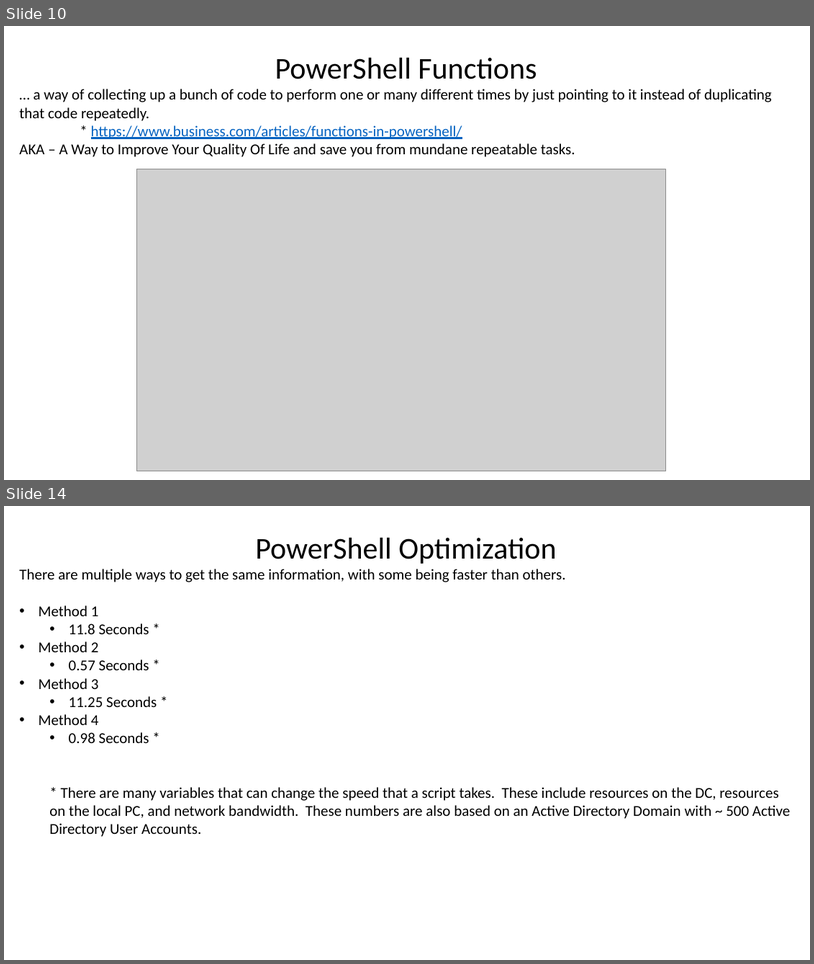
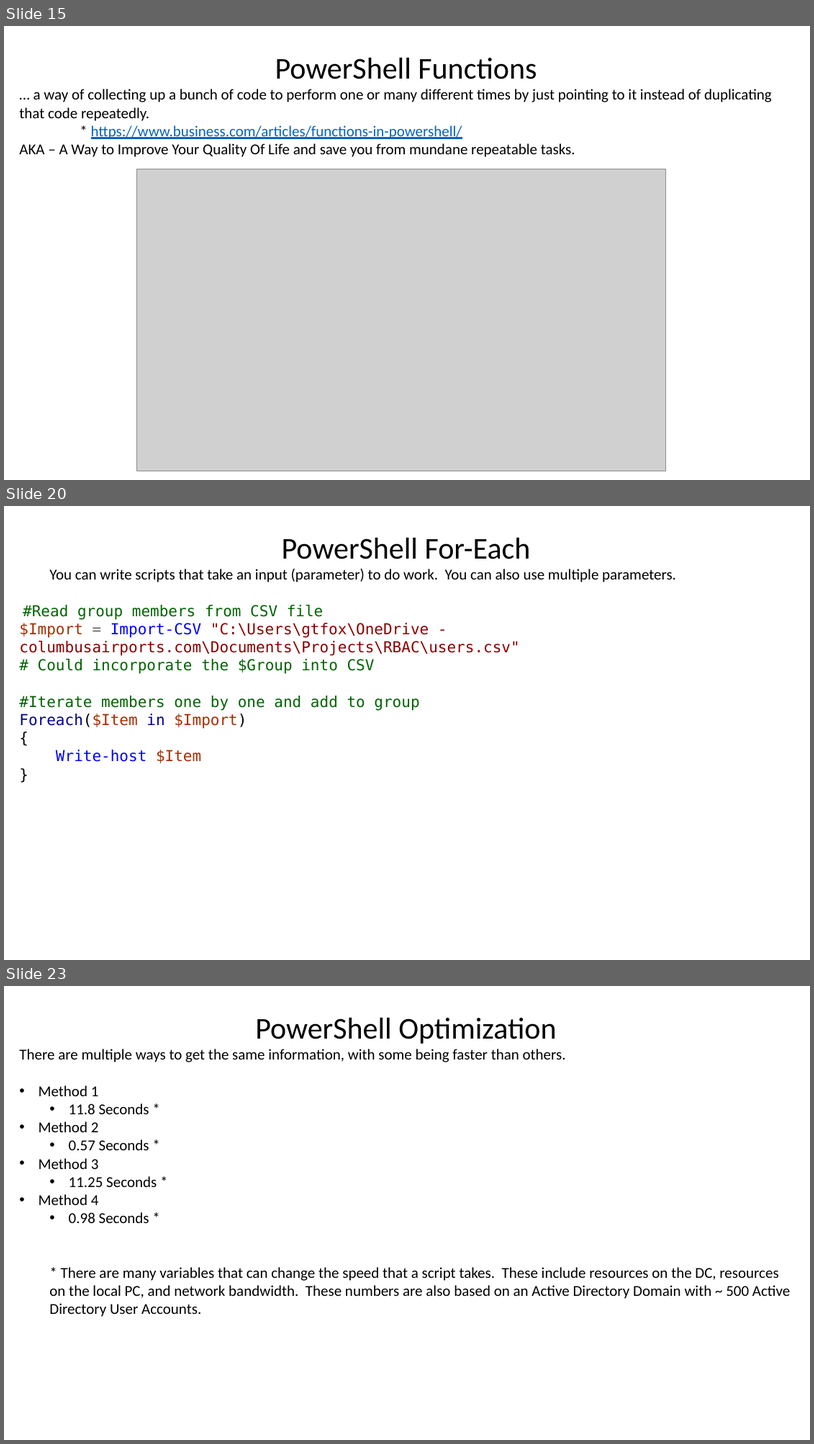
Before and after one commit to tk427/Non-Code, a slide deck: PowerShell/PowerShell_DogFood.pptx. Shown one above the other, each under a label of ours: slides 10 and 14 before the commit, slides 15, 20 and 23 after it; the slides between them are not shown. The pictures are 814x964 and 814x1444 pixels, drawn with LibreOffice and Linux fonts; fonts in the diff are those of the drawing; grey boxes stand for pictures; background and template pictures are left out. Boxes give left, top, right and bottom in pixels: in the first picture for what was removed or moved away, otherwise in the second. Text is boxed around its words. In the diff, an @@ line names an element or a change of style, - is before the commit and + after.

```diff
--- a/PowerShell/PowerShell_DogFood.pptx
+++ b/PowerShell/PowerShell_DogFood.pptx
@@ slide 20 added at bbox=[4, 506, 810, 960], background picture (left out) @@
@@ text added at bbox=[19, 538, 676, 763], 18 pt, text #000000 @@
+PowerShell For-Each
+  You can write scripts that take an input (parameter) to do work. You can also use multiple parameters.
+#Read group members from CSV file
+$Import = Import-CSV "C:\Users\gtfox\OneDrive - columbusairports.com\Documents\Projects\RBAC\users.csv"
+# Could incorporate the $Group into CSV
+#Iterate members one by one and add to group
+Foreach($Item in $Import)
+{
+Write-host $Item
+}
@@ what was slide 10 is now slide 15 @@
@@ what was slide 14 is now slide 23 @@
```
Also in this commit, not shown: 13 slides changed, 9 other slides added.
